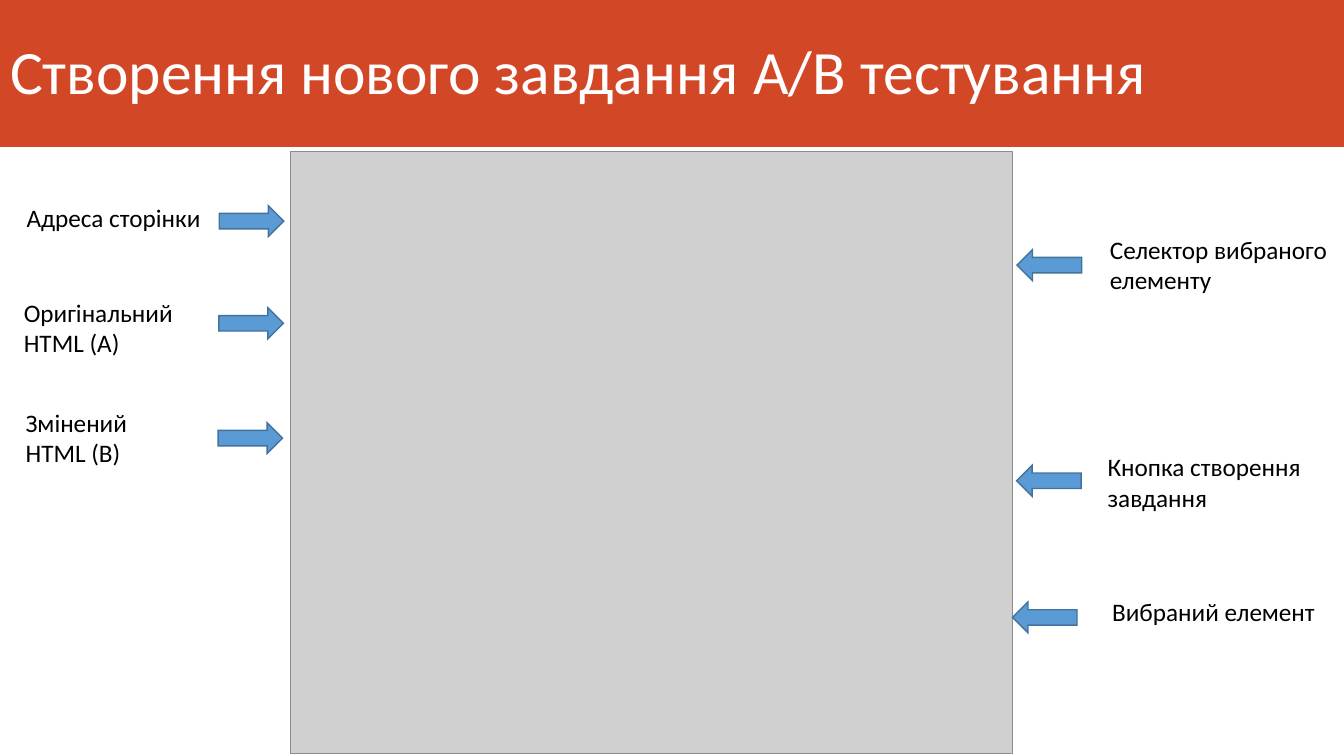
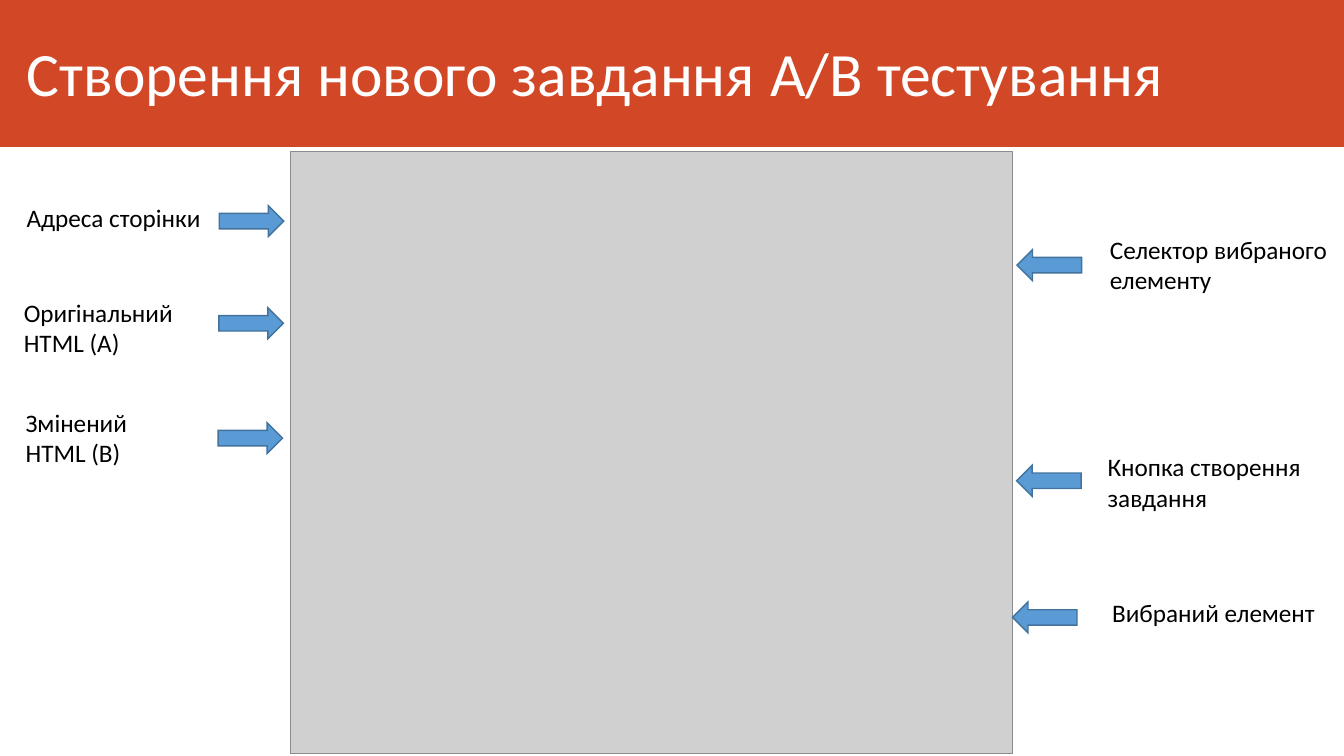
Before and after one commit to oleksandrh/--------6-----, a slide deck: slide 8 of Система AB тестування.pptx (slide 7 before the commit). Drawn at 1344x756 pixels with LibreOffice and Linux fonts; fonts in the diff are those of the drawing; grey boxes stand for pictures. Boxes give left, top, right and bottom in pixels: in the first picture for what was removed or moved away, otherwise in the second. Text is boxed around its words. In the diff, an @@ line names an element or a change of style, - is before the commit and + after.

```diff
--- a/Система AB тестування.pptx
+++ b/Система AB тестування.pptx
@@ title "Створення нового завдання A/B тестування": place and size @@
-title "Створення нового завдання A/B тестування" at [10,51,1146,104]
+title "Створення нового завдання A/B тестування" at [27,53,1163,106]
```
Also in this commit, not shown: 7 other slides changed, 1 slide added, 3 other files.
